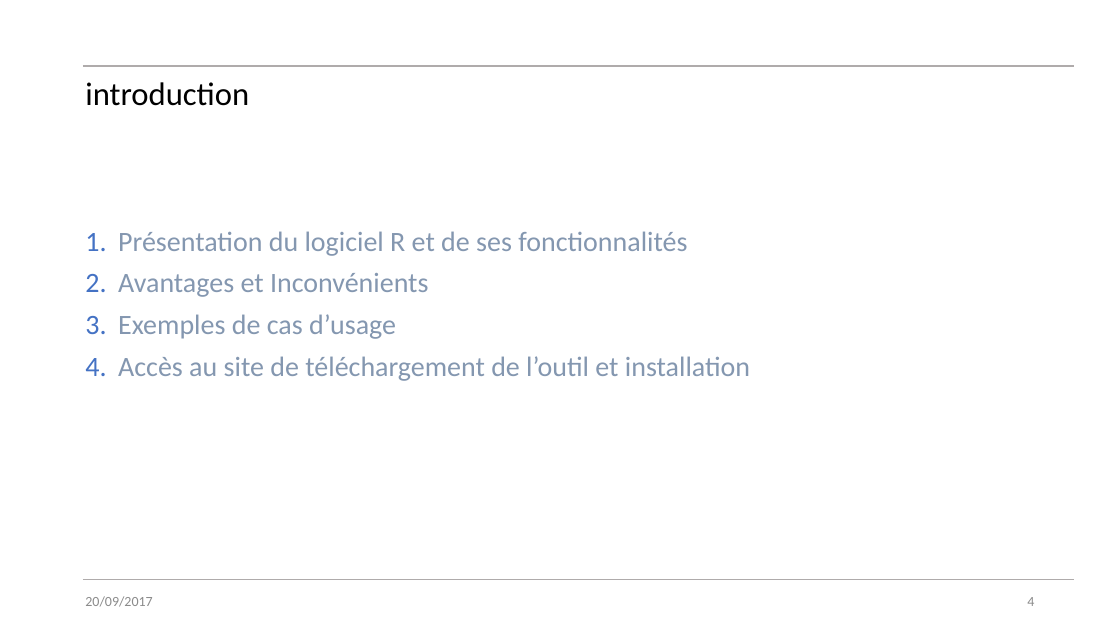
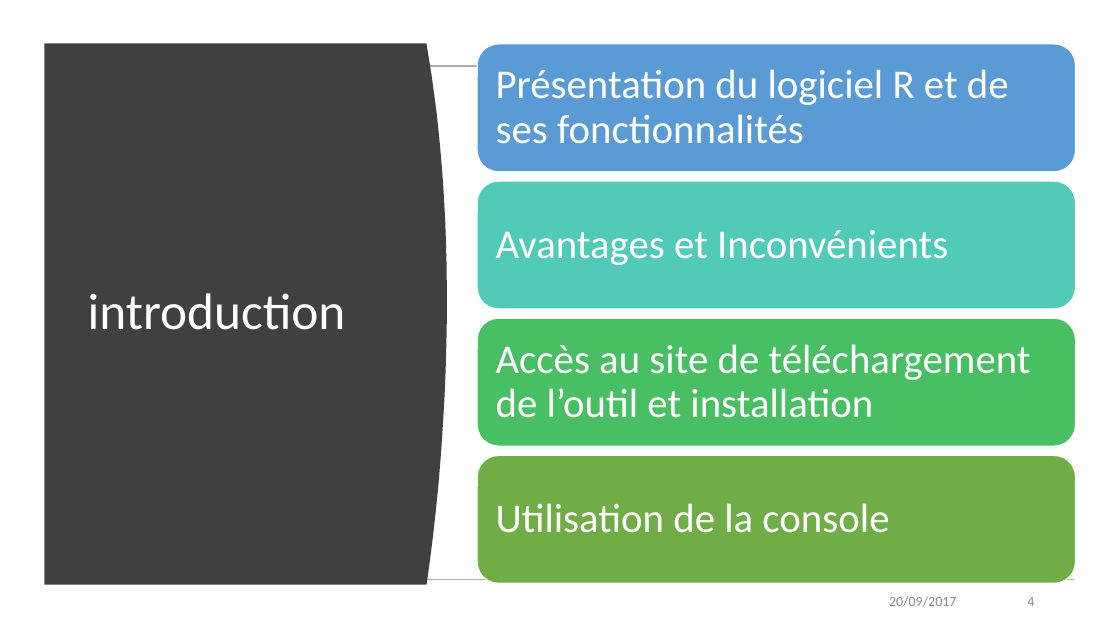
Before and after one commit to Arkantick/Enseignement_EPSI_LangageR, a slide deck: slide 4 of EPSI/Environnement_R_Cours.pptx. Drawn at 1120x630 pixels with LibreOffice and Linux fonts; fonts in the diff are those of the drawing. Boxes give left, top, right and bottom in pixels: in the first picture for what was removed or moved away, otherwise in the second. Text is boxed around its words. In the diff, an @@ line names an element or a change of style, - is before the commit and + after.

```diff
--- a/EPSI/Environnement_R_Cours.pptx
+++ b/EPSI/Environnement_R_Cours.pptx
@@ freeform shape added at <box>45,44,447,585</box>, fill #404040 @@
@@ title "introduction": place and size @@
-title "introduction" at <box>85,82,249,106</box>
+title "introduction" at <box>88,293,346,330</box>
@@ title "introduction" at <box>88,293,346,330</box>: size 28 to 44 pt, text colour #000000 to #FFFFFF @@
@@ text removed at <box>118,231,750,381</box> @@
-1. Présentation du logiciel R et de ses fonctionnalités
-2. Avantages et Inconvénients
-3. Exemples de cas d’usage
-4. Accès au site de téléchargement de l’outil et installation
@@ group added at <box>477,44,1075,583</box>: 4 rounded rectangles, 4 texts @@
+Présentation du logiciel R et de ses fonctionnalités
+Avantages et Inconvénients
+Accès au site de téléchargement de l’outil et installation
+Utilisation de la console
@@ text "20/09/2017": place and size @@
-text "20/09/2017" at <box>85,596,152,607</box>
+text "20/09/2017" at <box>889,596,956,607</box>
@@ text "20/09/2017" at <box>889,596,956,607</box>: alignment left to right; more space between paragraphs @@
@@ page number at <box>1027,597,1034,606</box>: more space between paragraphs @@
```
Also in this commit, not shown: 17 other slides changed, 26 slides added, 2 slides removed.
